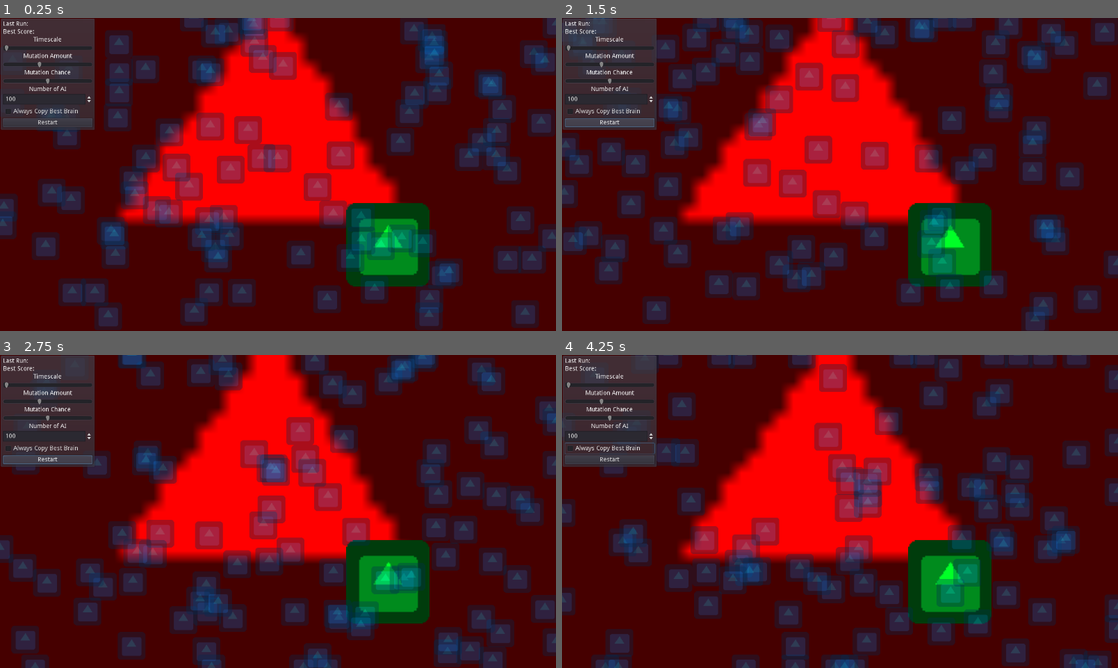
Above: before the commit, frames 1-4 (two rows, left to right).
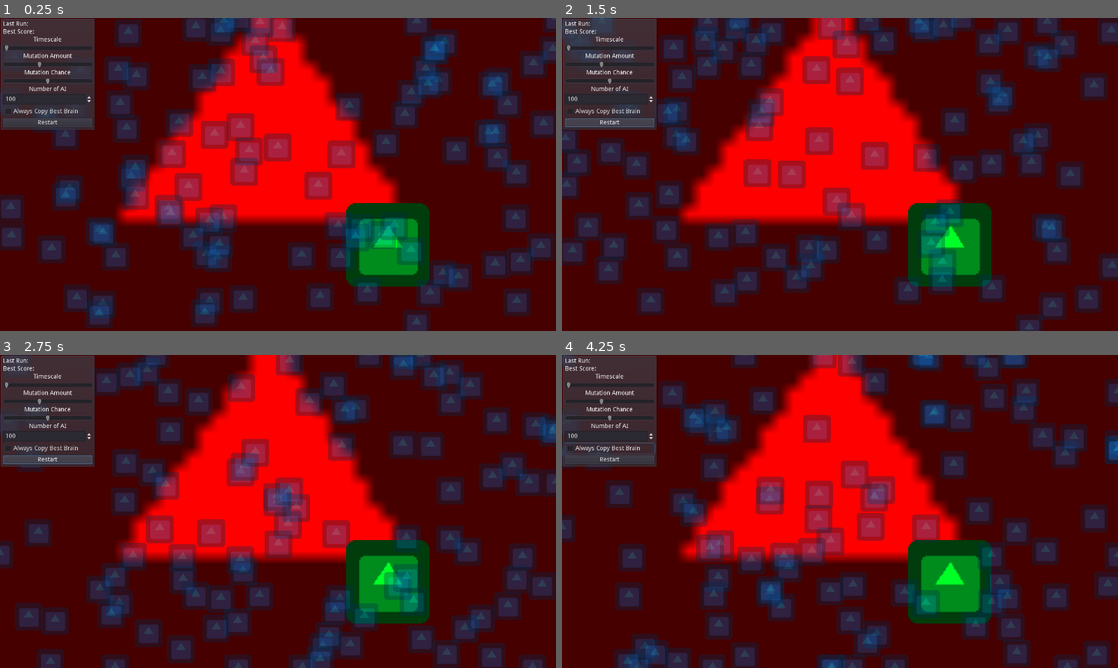
Above: after the commit, the same moments.

Repository: zomdiax5/GodotNeuralCars
Game: Godot game, scene res://Control.tscn
Same seed, same stepped clock (60 frames per second), same inputs: the game is played once before the commit and once after it. The engine's default icon, where the game draws it, is replaced by a stand-in: a white triangle on a blue panel in a dark square.
Inputs:
- Up to frame 1 (0.25 s): no input
- Up to frame 2 (1.5 s): click "Restart" at 0.5 s; click "Restart" at 1.25 s
- Up to frame 3 (2.75 s): click "Restart" at 2 s
- Up to frame 4 (4.25 s): click "Always Copy Best Brain" at 2.75 s; click "Always Copy Best Brain" at 3.5 s

The runs differ from the first frame. In frame 1, 26% of the frame differs, in the area x 0-100%, y 0-100%; in frame 2, 20%; in frame 3, 43%; in frame 4, 41%.

Commit message:
A bigger hidden layyer seems to make the results better (?)

Diff:
--- a/AI.gd
+++ b/AI.gd
@@ -17,7 +17,7 @@
 func _ready() -> void:
 	randomize()
 	id = int(rand_range(-9999999,9999999))
-	net.create_net([4,8,2])
+	net.create_net([4,12,2])
 
 func map_to_value(value,maximum):
 	return (value/maximum)-0.5
